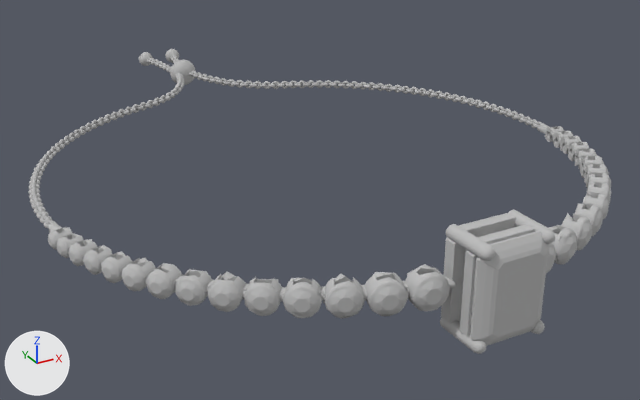
A saved change to the glTF model public/vongtay.glb.
The view is the same before and after, from a 50 mm lens placed at (-1.014, -2.081, 0.821), pointed at (0.058, -0.132, -0.153). The axes (+X, +Y, +Z) are drawn at lower left. The lights are the same throughout. The older version comes first. Where no turn or scale is listed for an object, it has been applied to the vertices.

The first picture shows 'Diamond_Emerald', 'Diamond_Round_10', 'Diamond_Round_11', 'Diamond_Round_4', 'Diamond_Round_5', 'Diamond_Round_6', 'mesh_387', 'mesh_388', 'mesh_392' and 103 more.
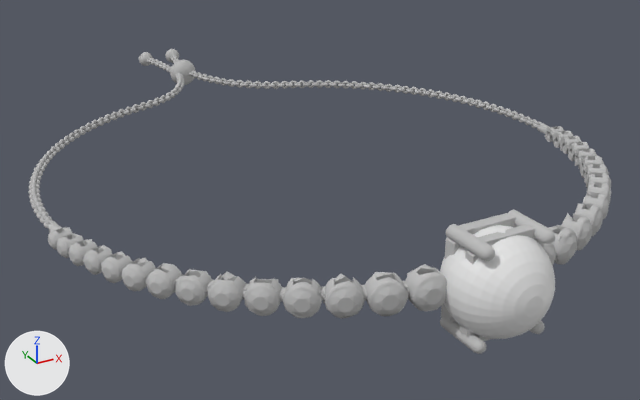
The newer file is also rescaled (x13.0) as a whole; pictures and numbers use the older file's frame.

Location of each change, [x1, y1, x2, y2] in pixels of the pictures (640 x 400 px):
'Sphere', added: after [440, 225, 555, 339]
'Diamond_Emerald', deleted: before [470, 231, 549, 346]

The change, as a list of edits to the scene's bpy script:
```text
Add me_sphere_023:
    me_sphere_023.from_pydata(...)  # a UV sphere (32 segments, 16 rings, poles along y) spanning x -0.108..0.108, y -0.108..0.108, z -0.108..0.108
Remove ob_diamond_emerald:
    ob_diamond_emerald = bpy.data.objects.new('Diamond_Emerald', me_diamond_emerald_mesh)
    ob_diamond_emerald.location = (0.0, 0.0, 0.0)
Add ob_sphere:
    ob_sphere = bpy.data.objects.new('Sphere', me_sphere_023)
    ob_sphere.location = (-0.003, -0.94, 0.0)
```
